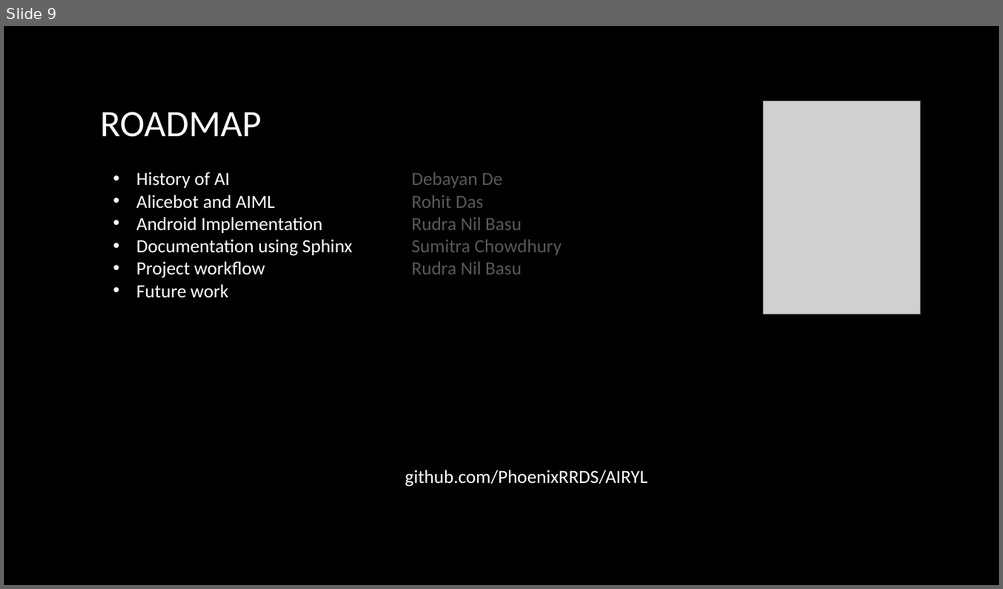
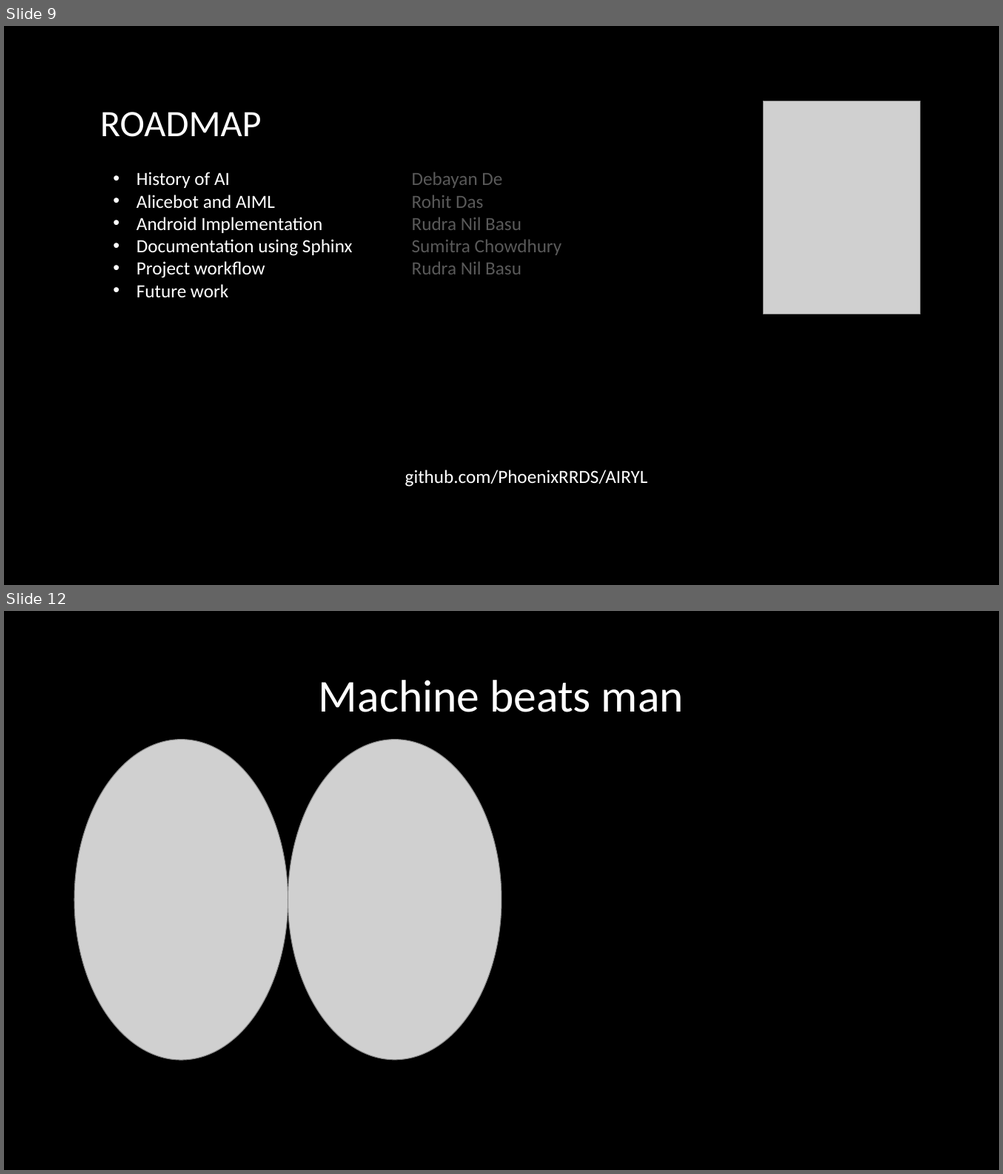
Before and after one commit to PhoenixRRDS/Presentation, a slide deck: The design and development of AIRYL.pptx. Shown one above the other, each under a label of ours: slide 9 before the commit, slides 9 and 12 after it; the slides between them are not shown. The pictures are 1003x589 and 1003x1174 pixels, drawn with LibreOffice and Linux fonts; fonts in the diff are those of the drawing; grey boxes stand for pictures. Boxes give left, top, right and bottom in pixels: in the first picture for what was removed or moved away, otherwise in the second. Text is boxed around its words. In the diff, an @@ line names an element or a change of style, - is before the commit and + after.

```diff
--- a/The design and development of AIRYL.pptx
+++ b/The design and development of AIRYL.pptx
@@ slide 12 added at (4, 611, 999, 1170), background #000000 @@
@@ title added at (318, 680, 683, 712), 44 pt, text #FFFFFF @@
+Machine beats man
@@ picture added at (74, 739, 287, 1060) @@
@@ picture added at (287, 739, 501, 1060) @@
```
Also in this commit, not shown: 4 slides changed, 4 other slides added.
